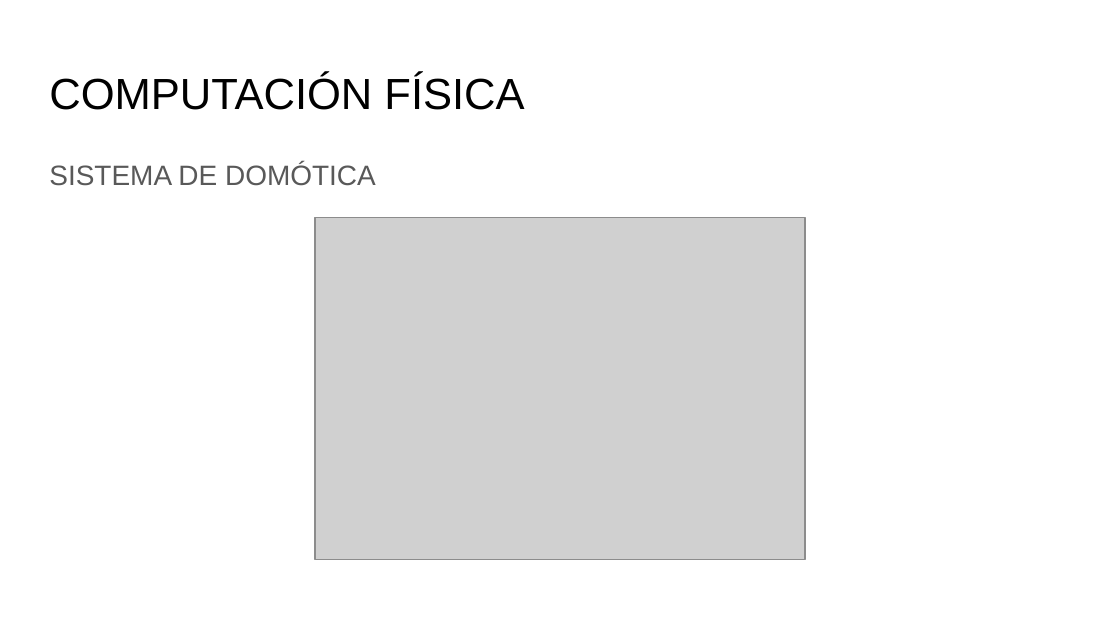
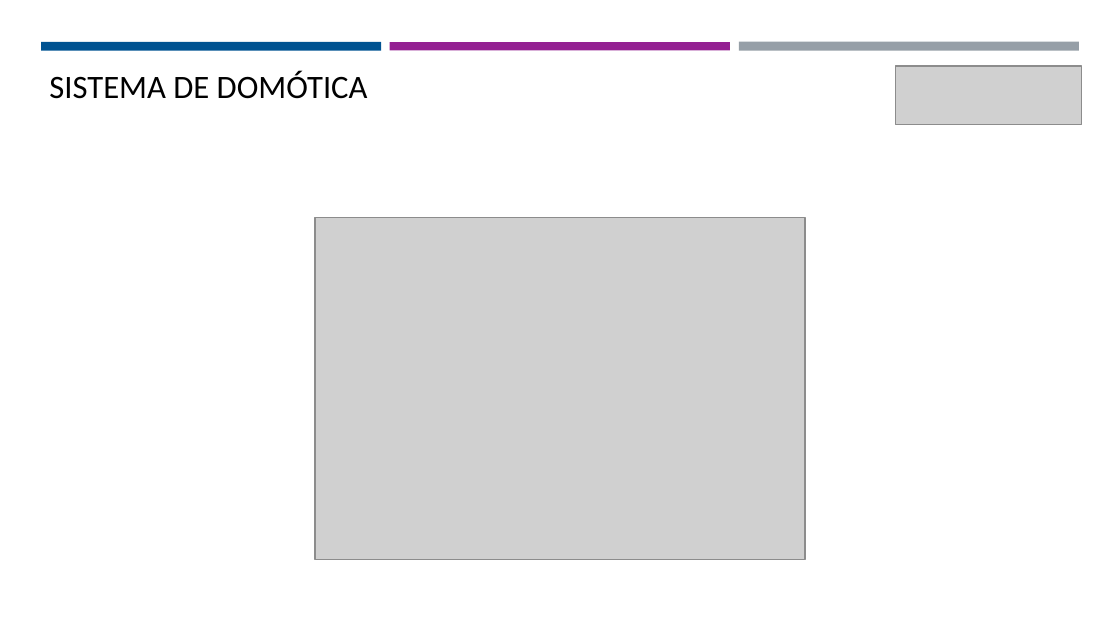
Before and after one commit to Domiciano/EcoApp201, a slide deck: slide 5 of Programa.pptx. Drawn at 1120x630 pixels with LibreOffice and Linux fonts; fonts in the diff are those of the drawing; grey boxes stand for pictures. Boxes give left, top, right and bottom in pixels: in the first picture for what was removed or moved away, otherwise in the second. Text is boxed around its words. In the diff, an @@ line names an element or a change of style, - is before the commit and + after.

```diff
--- a/Programa.pptx
+++ b/Programa.pptx
@@ rectangle added at [41,43,382,52], fill #005392 @@
@@ rectangle added at [390,43,730,50], fill #942092 @@
@@ rectangle added at [739,41,1080,50], fill #969FA7 @@
@@ title at [49,71,368,99]: text changed; size 28 to 21 pt; font Arial to Calibri @@
-COMPUTACIÓN FÍSICA
+SISTEMA DE DOMÓTICA
@@ picture added at [895,66,1081,124] @@
@@ text removed at [49,163,376,186] @@
-SISTEMA DE DOMÓTICA
```
Also in this commit, not shown: 12 other slides changed, 2 slides added.
